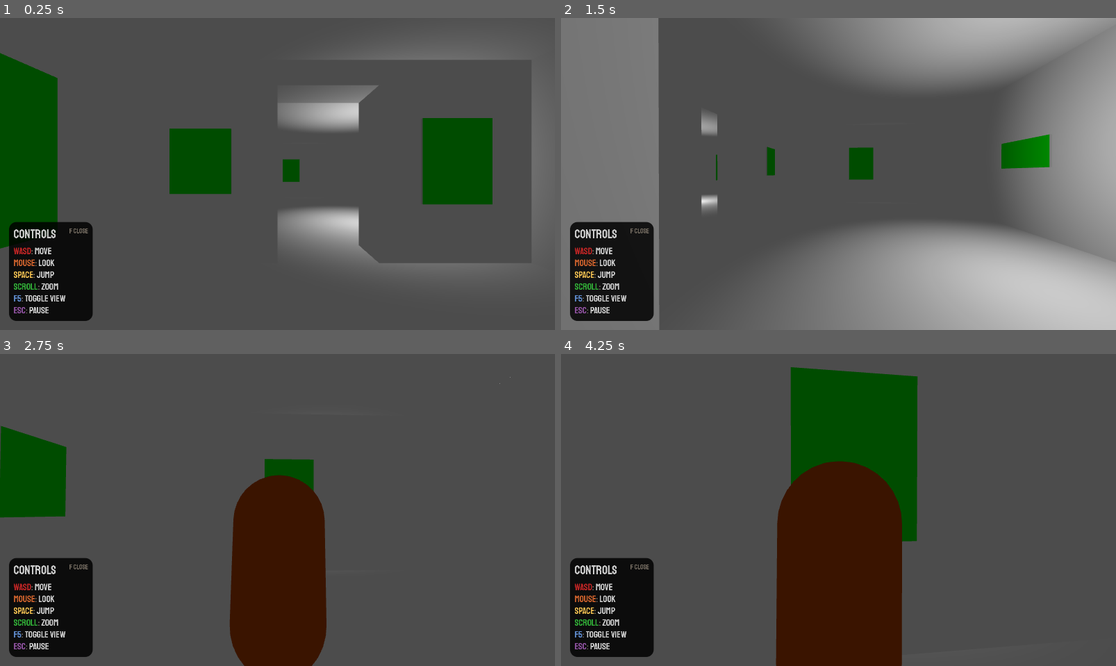
Above: before the commit, frames 1-4 (two rows, left to right).
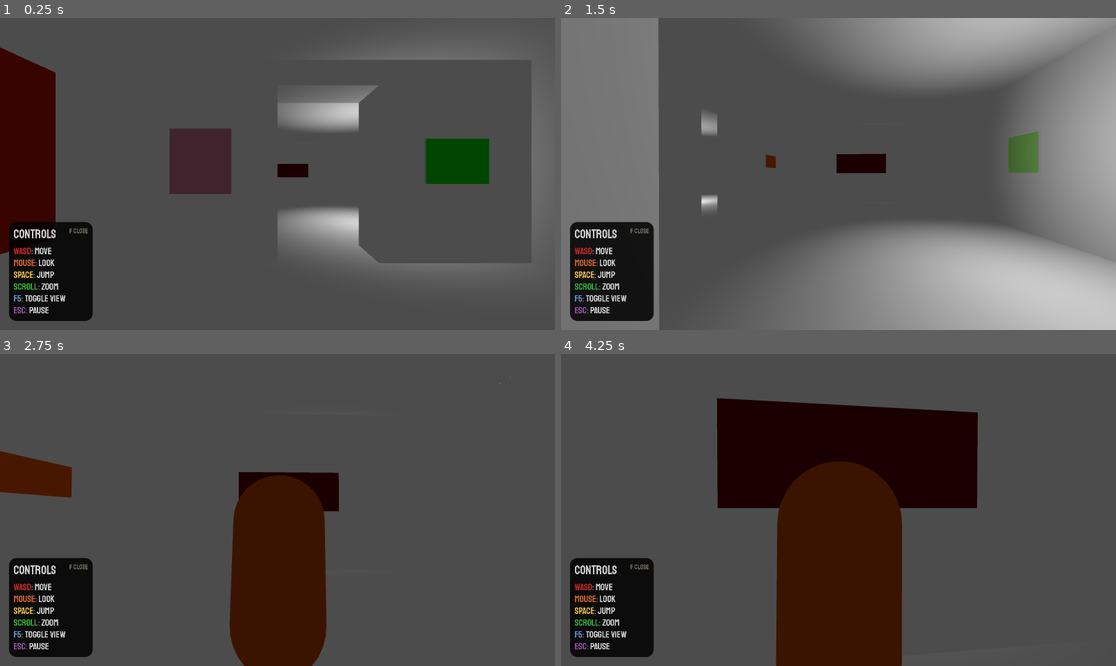
Above: after the commit, the same moments.

Repository: toolness/atuls-art-gallery
Game: Godot game, scene res://infinite_gallery.tscn
Same seed, same stepped clock (60 frames per second), same inputs: the game is played once before the commit and once after it.
Inputs (mouse positions are in pixels of both pictures, inside the frame that each line leads up to):
- Up to frame 1 (0.25 s): no input
- Up to frame 2 (1.5 s): tap Enter (ui_accept) at 0.5 s; move the mouse to (866, 174) at 0.52 s; press the mouse at (866, 174) at 0.53 s; hold W (move_forward) from 0.53 s (still down); tap Space (jump) at 0.77 s; move the mouse to (810, 174) at 1.27 s; release the mouse at (810, 174) at 1.28 s; tap Mouse wheel up (zoom_in) at 1.35 s
- Up to frame 3 (2.75 s): keep holding W (move_forward); tap Space (jump) at 1.52 s; move the mouse to (288, 503) at 2.02 s; hold Mouse wheel down (zoom_out) from 2.03 s (still down)
- Up to frame 4 (4.25 s): keep holding W (move_forward); move the mouse to (832, 516) at 2.77 s; release Mouse wheel down (zoom_out) at 2.78 s; click (832, 516) at 2.85 s; tap Space (jump) at 3.02, 3.77 s; move the mouse to (877, 513) at 3.52 s; hold Mouse wheel up (zoom_in) from 3.53 s (still down)

The runs differ from the first frame. In frame 1, 10% of the frame differs, in the area x 0-89%, y 9-76%; in frame 2, 1.9%; in frame 3, 4.4%; in frame 4, 16%, in the area x 28-76%, y 4-61%.

Commit message:
Randomize colors of paintings.

Diff:
--- a/moma.gd
+++ b/moma.gd
@@ -54,8 +54,11 @@
 			painting.init(
 				rng.randf_range(MIN_CANVAS_SIZE, width / 2.0),
 				rng.randf_range(MIN_CANVAS_SIZE, height / 1.5),
-				# TODO: Randomize color.
-				Color.ALICE_BLUE
+				Color(
+					rng.randf_range(0.0, 1.0),
+					rng.randf_range(0.0, 1.0),
+					rng.randf_range(0.0, 1.0),
+				)
 			)
 			add_child(painting)
 			var painting_mount_point: Vector3 = mesh_instance.position + aabb.get_center()
--- a/painting.gd
+++ b/painting.gd
@@ -3,8 +3,13 @@
 extends Node3D
 
 
+const PAINTING_SURFACE_IDX = 1
+
+
 func init(width: float, height: float, color: Color) -> void:
 	var painting: MeshInstance3D  = $painting.get_child(0)
 	painting.set_scale(Vector3(width, height, 1.0))
-	# TODO: Set color.
-	var _unused_color = color
+	var material: StandardMaterial3D = painting.mesh.surface_get_material(PAINTING_SURFACE_IDX)
+	var duplicate_material: StandardMaterial3D = material.duplicate()
+	duplicate_material.albedo_color = color
+	painting.set_surface_override_material(PAINTING_SURFACE_IDX, duplicate_material)
